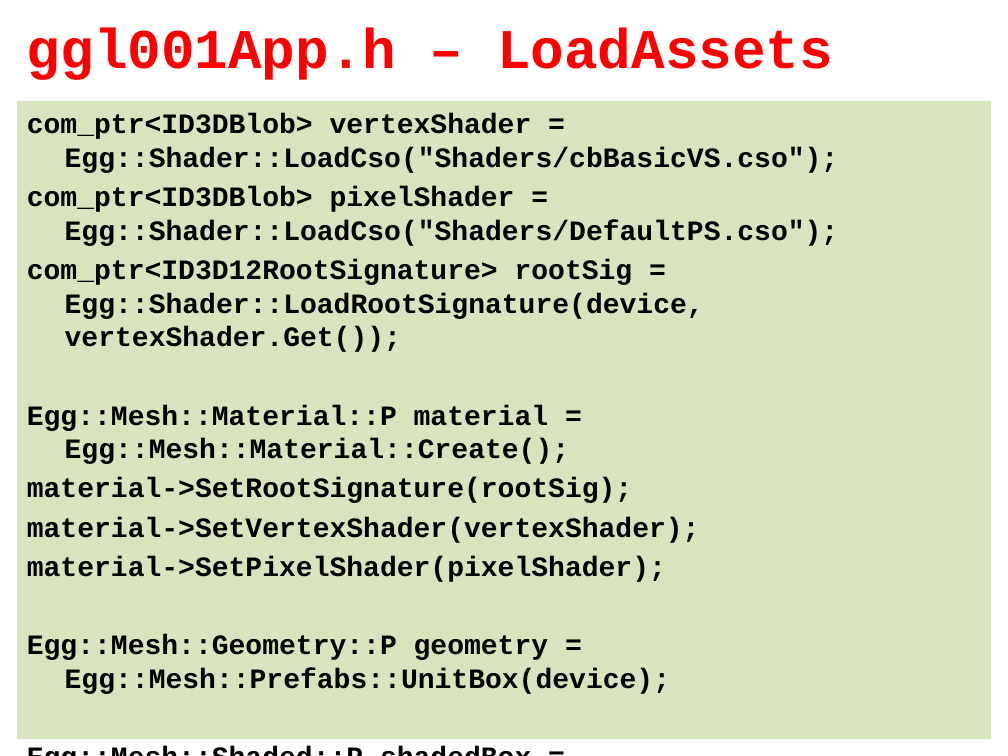
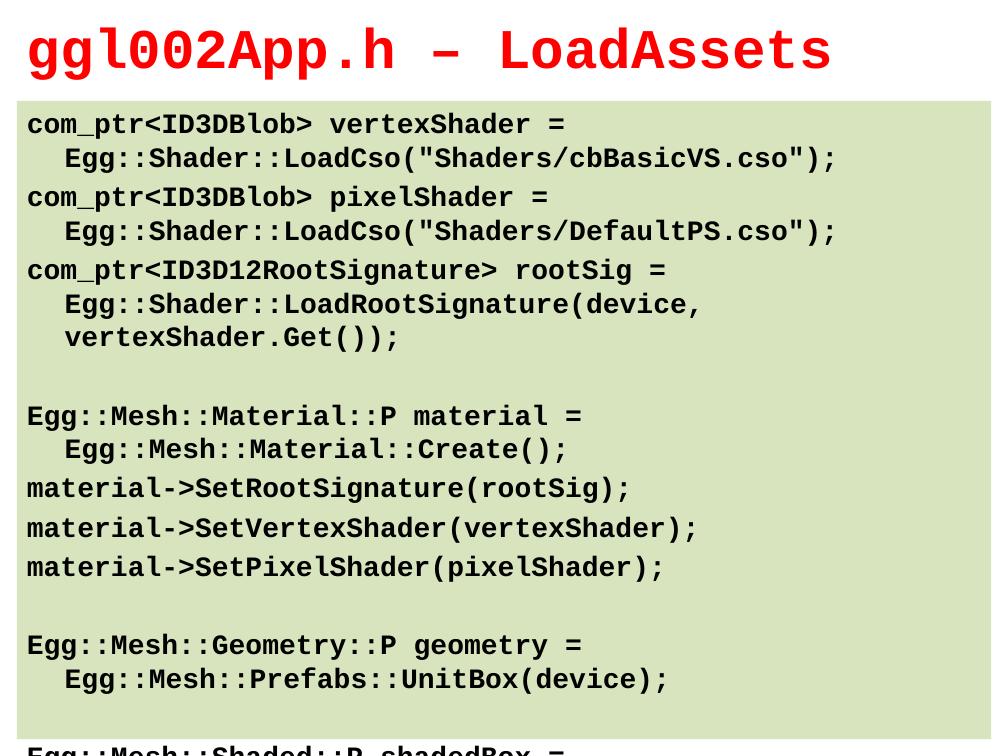
Before and after one commit to tyekx/dx12, a slide deck: slide 17 of Slides/ggl002-Libraries.pptx. Drawn at 1008x756 pixels with LibreOffice and Linux fonts; fonts in the diff are those of the drawing; background and template pictures are left out. Boxes give left, top, right and bottom in pixels: in the first picture for what was removed or moved away, otherwise in the second. Text is boxed around its words. In the diff, an @@ line names an element or a change of style, - is before the commit and + after.

```diff
--- a/Slides/ggl002-Libraries.pptx
+++ b/Slides/ggl002-Libraries.pptx
@@ title at [27, 28, 833, 80]: text changed @@
-ggl001App.h – LoadAssets
+ggl002App.h – LoadAssets
```
Also in this commit, not shown: 7 other slides changed, 7 other files.
